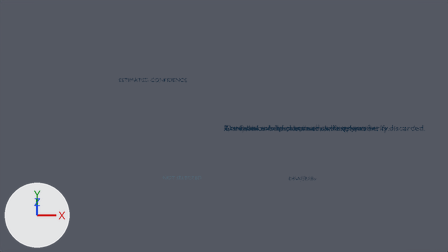
The Blender file public/blender/story-dspark.blend as it was, and as the next commit left it.
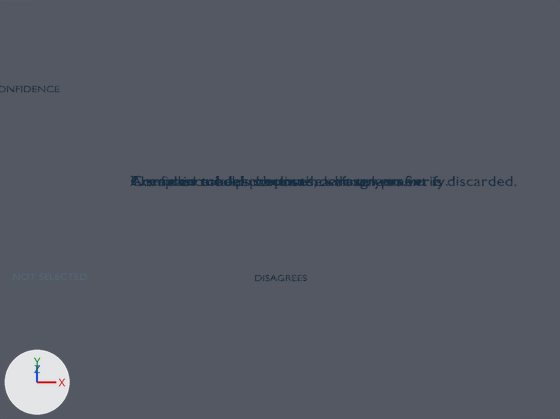
The first picture shows the older version from the file's camera 'Camera | editorial isometric'. The close-ups show the older and then the newer version on the part from 35% to 100% of the width and 13% to 100% of the height of that picture. Only the edits that show in the close-ups are written down. The lights are fixed; the arrows at lower left show +X, +Y and +Z. Text is drawn in Blender's own font. The same objects are shown in both versions, whatever each file hides.

Names of what the first close-up shows: 'confidence label', 'phase 1', 'phase 2', 'phase 3', 'phase 4', 'rejected label' and 1 more.
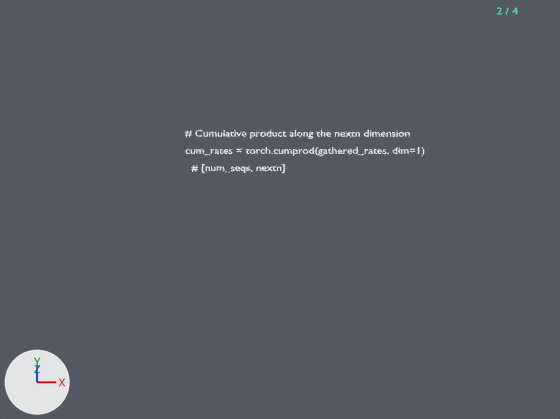
What differs and where, as boxes [x1, y1, x2, y2] in the close-ups (560 x 419 px):
```json
{"object": "phase 1", "change": "text changed, moved", "before": [147, 176, 406, 189], "after": [186, 147, 424, 156]}
{"object": "phase 2", "change": "text changed, moved", "before": [131, 176, 448, 189], "after": [191, 164, 285, 173]}
{"object": "phase 4", "change": "text changed, moved", "before": [131, 176, 516, 189], "on screen": "not visible afterwards"}
{"object": "confidence label", "change": "text changed, moved", "before": [0, 86, 59, 92], "after": [186, 130, 410, 139]}
{"object": "phase 3", "change": "moved", "before": [131, 176, 424, 189], "after": [497, 7, 518, 14]}
{"object": "rejected label", "change": "moved", "before": [255, 275, 307, 281], "on screen": "not visible afterwards"}
```

Edits to the scene script, one JSON object a line:
```json
{"op": "add", "block": "mat_text___muted", "code": ["mat_text___muted = emission_material('Text / muted')", "mat_text___muted.base_color = (0.397, 0.527, 0.61)  # blue #a9c0cd"]}
{"op": "add", "block": "mat_text___light", "code": ["mat_text___light = emission_material('Text / light')", "mat_text___light.base_color = (0.847, 0.913, 0.922)  # white #edf5f6"]}
{"op": "remove", "block": "txt_confidence_label", "code": "txt_confidence_label.materials.append(mat_story_04___ink)  # dark blue #172e42"}
{"op": "remove", "block": "txt_confidence_label", "code": "txt_confidence_label.extrude = 0.001"}
{"op": "remove", "block": "txt_confidence_label", "code": "txt_confidence_label.align_x = 'CENTER'"}
{"op": "set", "path": "txt_confidence_label.body", "old": "'ESTIMATED CONFIDENCE'", "new": "'# Cumulative product along the nextn dimension'"}
{"op": "add", "block": "txt_confidence_label", "code": "txt_confidence_label.materials.append(mat_text___light)  # white #edf5f6"}
{"op": "remove", "block": "txt_phase_1", "code": "txt_phase_1.materials.append(mat_story_04___ink)  # dark blue #172e42"}
{"op": "remove", "block": "txt_phase_1", "code": "txt_phase_1.extrude = 0.001"}
{"op": "set", "path": "txt_phase_1.body", "old": "'A smaller model proposes draft tokens.'", "new": "'cum_rates = torch.cumprod(gathered_rates, dim=1)'"}
{"op": "add", "block": "txt_phase_1", "code": "txt_phase_1.materials.append(mat_text___light)  # white #edf5f6"}
{"op": "set", "path": "txt_phase_1.size", "old": "0.32", "new": "0.21"}
{"op": "remove", "block": "txt_phase_2", "code": "txt_phase_2.materials.append(mat_story_04___ink)  # dark blue #172e42"}
{"op": "remove", "block": "txt_phase_2", "code": "txt_phase_2.extrude = 0.001"}
{"op": "set", "path": "txt_phase_2.body", "old": "'Confidence helps choose how many to verify.'", "new": "'", "note": "not seen -> [num_seqs, nextn]'"}
{"op": "add", "block": "txt_phase_2", "code": "txt_phase_2.materials.append(mat_text___light)  # white #edf5f6"}
{"op": "set", "path": "txt_phase_2.size", "old": "0.32", "new": "0.21"}
{"op": "remove", "block": "txt_phase_4", "code": "txt_phase_4.materials.append(mat_story_04___ink)  # dark blue #172e42"}
{"op": "remove", "block": "txt_phase_4", "code": "txt_phase_4.extrude = 0.001"}
{"op": "set", "path": "txt_phase_4.body", "old": "'Accepted tokens continue; a disagreement is discarded.'", "new": "'Multiply probabilities along each draft'"}
{"op": "add", "block": "txt_phase_4", "code": "txt_phase_4.materials.append(mat_text___muted)  # blue #a9c0cd"}
{"op": "set", "path": "txt_phase_4.size", "old": "0.32", "new": "0.18"}
{"op": "set", "path": "ob_confidence_label.location", "old": "(-2.54, 1.95, 0.13)", "new": "(1.02, 0.93, 0.2)"}
{"op": "set", "path": "ob_phase_1.location", "old": "(0.0, 0.0, 0.0)", "new": "(1.02, 0.55, 0.2)"}
{"op": "set", "path": "ob_phase_2.location", "old": "(0.0, 0.0, 0.0)", "new": "(1.02, 0.17, 0.2)"}
{"op": "set", "path": "ob_phase_3.location", "old": "(0.0, 0.0, 0.0)", "new": "(7.22, 3.63, 0.2)"}
{"op": "set", "path": "ob_phase_4.location", "old": "(0.0, 0.0, 0.0)", "new": "(-7.0, 1.66, 0.2)"}
{"op": "set", "path": "ob_rejected_label.location", "old": "(2.8, -2.22, 0.13)", "new": "(-7.0, 1.42, 0.2)"}
```
